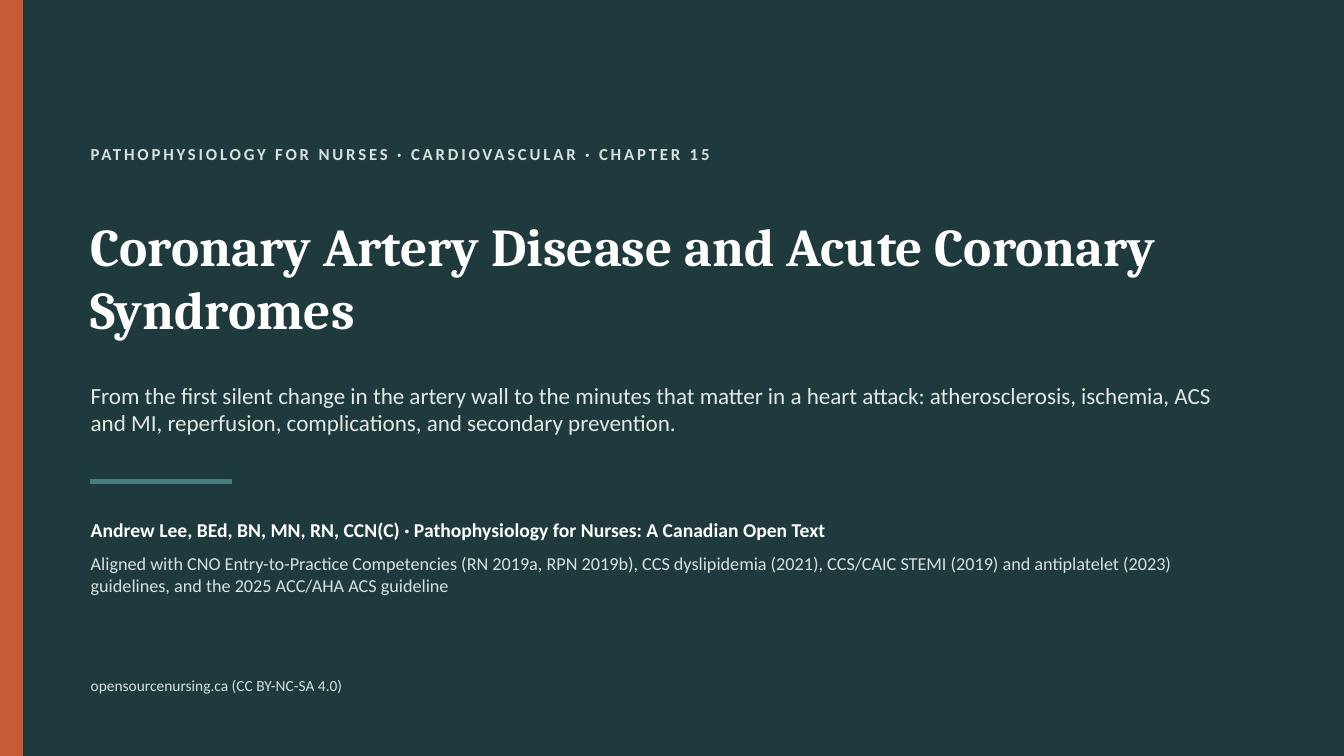
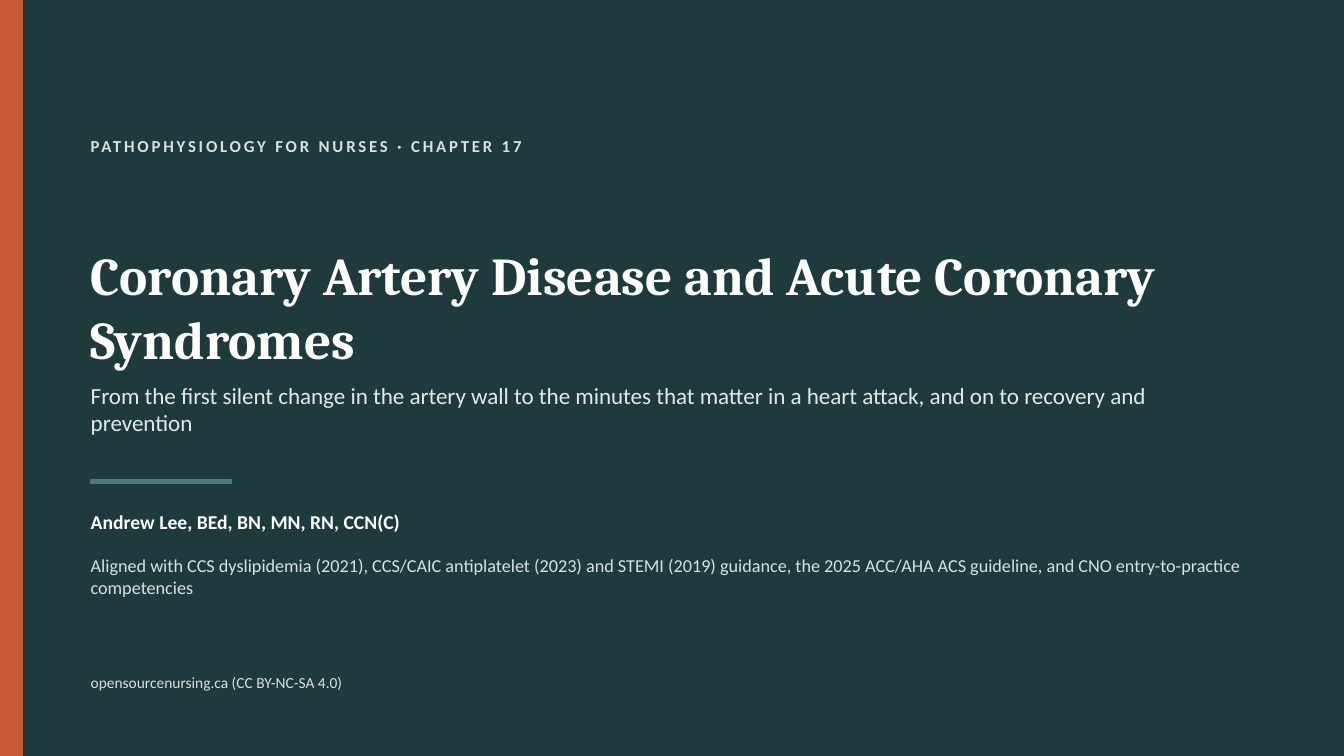
Before and after one commit to andrewleenl/opensourcenursing, a slide deck: slide 1 of Ch17_Coronary_Artery_Disease_and_Acute_Coronary_Syndromes_Lecture_Presentation.pptx. Drawn at 1344x756 pixels with LibreOffice and Linux fonts; fonts in the diff are those of the drawing. Boxes give left, top, right and bottom in pixels: in the first picture for what was removed or moved away, otherwise in the second. Text is boxed around its words. In the diff, an @@ line names an element or a change of style, - is before the commit and + after.

```diff
--- a/Ch17_Coronary_Artery_Disease_and_Acute_Coronary_Syndromes_Lecture_Presentation.pptx
+++ b/Ch17_Coronary_Artery_Disease_and_Acute_Coronary_Syndromes_Lecture_Presentation.pptx
@@ text at (91,136,1250,176): text changed @@
-PATHOPHYSIOLOGY FOR NURSES · CARDIOVASCULAR · CHAPTER 15
+PATHOPHYSIOLOGY FOR NURSES · CHAPTER 17
@@ text "PATHOPHYSIOLOGY FOR NURSES · CHAPTER ..." at (91,136,1250,176): vertical alignment middle to top @@
@@ title "Coronary Artery Disease and Acute ..." at (91,258,1156,370): vertical alignment middle to bottom @@
@@ text at (91,388,1145,435): text changed @@
-From the first silent change in the artery wall to the minutes that matter in a heart attack: atherosclerosis, ischemia, ACS and MI, reperfusion, complications, and secondary prevention.
+From the first silent change in the artery wall to the minutes that matter in a heart attack, and on to recovery and prevention
@@ text at (91,514,400,532): text changed @@
-Andrew Lee, BEd, BN, MN, RN, CCN(C) · Pathophysiology for Nurses: A Canadian Open Text
+Andrew Lee, BEd, BN, MN, RN, CCN(C)
@@ text at (91,559,1240,597): text changed @@
-Aligned with CNO Entry-to-Practice Competencies (RN 2019a, RPN 2019b), CCS dyslipidemia (2021), CCS/CAIC STEMI (2019) and antiplatelet (2023) guidelines, and the 2025 ACC/AHA ACS guideline
+Aligned with CCS dyslipidemia (2021), CCS/CAIC antiplatelet (2023) and STEMI (2019) guidance, the 2025 ACC/AHA ACS guideline, and CNO entry-to-practice competencies
@@ text "Aligned with CCS dyslipidemia (2021), ..." at (91,559,1240,597): vertical alignment top to middle @@
```
Also in this commit, not shown: 7 other slides changed, 59 slides added, 42 slides removed, 1 other file.
